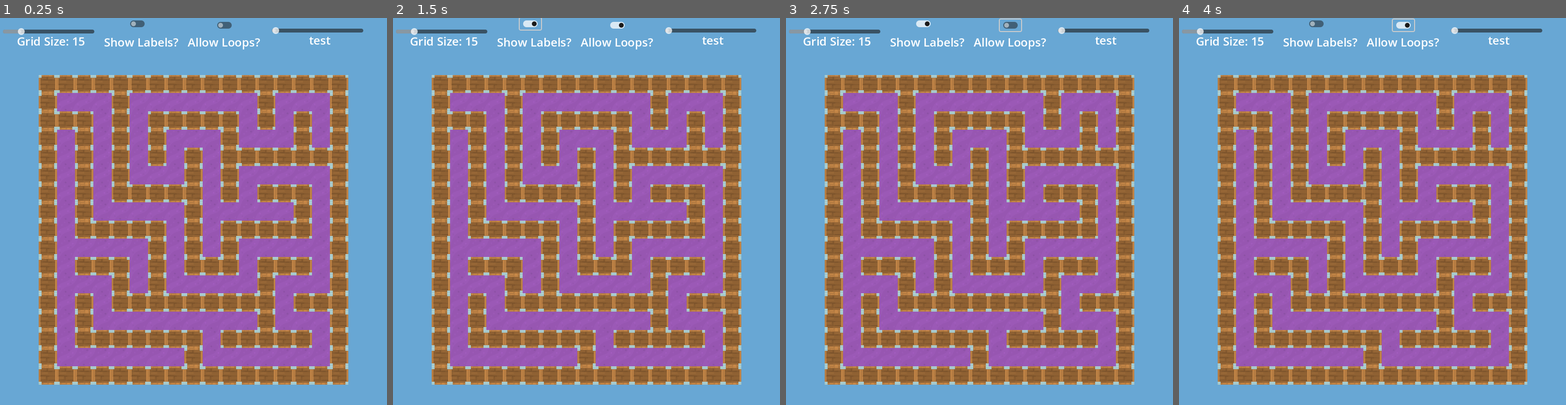
Above: before the commit, frames 1-4 (left to right).
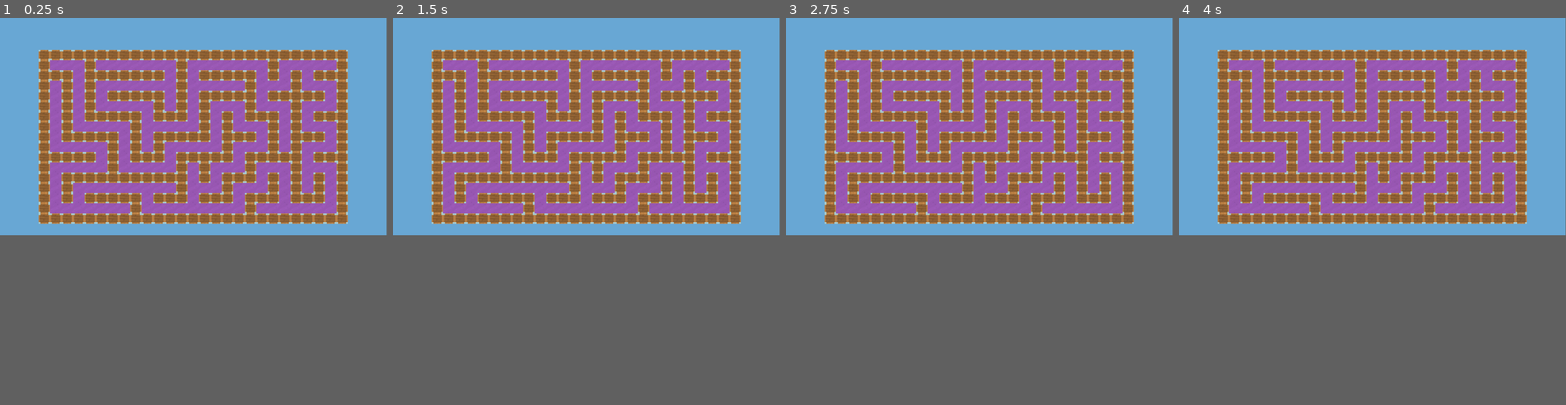
Above: after the commit, the same moments.

Repository: annas2727/Mental-Maze
Game: Godot game, scene res://main.tscn
The game is run twice, just before and just after one commit, with the same random seed, the same clock (stepped at 60 frames per second) and the same inputs.
Inputs (mouse positions are in pixels of both pictures, inside the frame that each line leads up to):
- Up to frame 1 (0.25 s): no input
- Up to frame 2 (1.5 s): click (617, 25) at 0.5 s, where only the run before the commit has a clickable "Allow Loops?"; click (532, 25) at 1.25 s, where only the run before the commit has a clickable "Show Labels?"
- Up to frame 3 (2.75 s): click (1010, 25) at 2 s, where only the run before the commit has a clickable "Allow Loops?"
- Up to frame 4 (4 s): click (1318, 25) at 2.75 s, where only the run before the commit has a clickable "Show Labels?"; click (1403, 25) at 3.5 s, where only the run before the commit has a clickable "Allow Loops?"
In our replay, the window is 800x800 before the commit and 799x449 after it. These sizes can differ from the game's own. Grey fills any space a smaller window leaves; there, only what the larger window draws over its background counts as a difference.

The runs differ from the first frame. In frame 1, 59% of the frame differs, in the area x 0-94%, y 0-95%; in frame 2, 59%; in frame 3, 59%; in frame 4, 59%.

Commit message:
Improved Maze

Diff:
--- a/Globals.gd
+++ b/Globals.gd
@@ -1,6 +1,7 @@
 extends Node
 
-var grid_size = 15
+var grid_size_x = 25
+var grid_size_y = 15
 var step_delay = 0
 var allow_loops = false
 var letters_to_show = []
--- a/HSlider.gd
+++ /dev/null
@@ -1,11 +0,0 @@
-extends HSlider
-
-
-# Called when the node enters the scene tree for the first time.
-func _ready() -> void:
-	self.value = int(Globals.grid_size)
-
-
-# Called every frame. 'delta' is the elapsed time since the previous frame.
-func _process(delta: float) -> void:
-	pass
--- a/Label.gd
+++ /dev/null
@@ -1,15 +0,0 @@
-extends Label
-
-
-# Called when the node enters the scene tree for the first time.
-func _ready() -> void:
-	self.text = str(Globals.grid_size)
-
-
-# Called every frame. 'delta' is the elapsed time since the previous frame.
-func _process(delta: float) -> void:
-	pass
-
-
-func _on_grid_size_slider_value_changed(value: float) -> void:
-	self.text = "Grid Size: " + str(value)
--- a/allow_loops.gd
+++ /dev/null
@@ -1,6 +0,0 @@
-extends CheckButton
-
-
-# Called when the node enters the scene tree for the first time.
-func _ready() -> void:
-	pass # Replace with function body.
--- a/main.gd
+++ b/main.gd
@@ -6,39 +6,3 @@
 # Called when the node enters the scene tree for the first time.
 func _ready() -> void:
 	pass # Replace with function body.
-
-#func on_fringe_changed():
-	$CanvasLayer/spots_visited_column.text = "\n".join(Globals.letters_to_show)
-
-# Called every frame. 'delta' is the elapsed time since the previous frame.
-func _process(delta: float) -> void:
-	if Input.is_action_just_pressed("show_hud"):
-		hud_enabled = not hud_enabled
-		$"CanvasLayer".set_visible(hud_enabled)
-
-	if Input.is_action_just_pressed("reset"):
-		var new_maze = maze.instantiate()
-		var existing_maze = get_children().filter(func(x):
-			return "TileMap" in x.name)[0]
-		existing_maze.queue_free()
-		add_child(new_maze)
-
-	$CanvasLayer/spots_visited_column.text = "\n".join(Globals.letters_to_show)
-
-
-
-func _on_grid_size_slider_value_changed(value: float) -> void:
-	Globals.grid_size = value
-
-
-func _on_solve_speed_slider_value_changed(value: float) -> void:
-	Globals.step_delay = value
-
-
-func _on_allow_loops_toggled(button_pressed: bool) -> void:
-	Globals.allow_loops = button_pressed
-
-
-func _on_show_labels_toggled(button_pressed: bool) -> void:
-	Globals.show_labels = button_pressed
-	$CanvasLayer/spots_visited_column.set_visible(button_pressed)
--- a/main.tscn
+++ b/main.tscn
@@ -1,11 +1,7 @@
-[gd_scene load_steps=7 format=3 uid="uid://th5im2tyeqpe"]
+[gd_scene load_steps=3 format=3 uid="uid://duswqlk453sk7"]
 
-[ext_resource type="PackedScene" uid="uid://cvo70qd07iu1" path="res://tile_map.tscn" id="1_8d4oo"]
+[ext_resource type="PackedScene" uid="uid://4ioamq3p04er" path="res://tile_map.tscn" id="1_8d4oo"]
 [ext_resource type="Script" path="res://main.gd" id="1_jmacd"]
-[ext_resource type="Script" path="res://Label.gd" id="2_efuxg"]
-[ext_resource type="Script" path="res://HSlider.gd" id="3_ocy65"]
-[ext_resource type="Script" path="res://solve_speed_slider.gd" id="4_gystb"]
-[ext_resource type="Script" path="res://solve_speed.gd" id="4_yrenc"]
 
 [node name="main" type="Node2D"]
 script = ExtResource("1_jmacd")
@@ -15,123 +11,3 @@
 x_dim = 31
 
 [node name="CanvasLayer" type="CanvasLayer" parent="."]
-
-[node name="grid_size_slider" type="HSlider" parent="CanvasLayer"]
-offset_left = 6.0
-offset_top = 3.0
-offset_right = 195.0
-offset_bottom = 54.0
-min_value = 5.0
-max_value = 61.0
-step = 2.0
-value = 17.0
-script = ExtResource("3_ocy65")
-
-[node name="Label" type="Label" parent="CanvasLayer/grid_size_slider"]
-layout_mode = 1
-anchors_preset = 5
-anchor_left = 0.5
-anchor_right = 0.5
-offset_left = -41.5
-offset_top = 28.0
-offset_right = 51.5
-offset_bottom = 100.0
-grow_horizontal = 2
-theme_override_font_sizes/font_size = 24
-text = "test"
-horizontal_alignment = 1
-script = ExtResource("2_efuxg")
-
-[node name="solve_speed_slider" type="HSlider" parent="CanvasLayer"]
-anchors_preset = 1
-anchor_left = 1.0
-anchor_right = 1.0
-offset_left = -238.0
-offset_top = 1.0
-offset_right = -49.0
-offset_bottom = 52.0
-grow_horizontal = 0
-max_value = 1.0
-step = 0.01
-script = ExtResource("4_gystb")
-
-[node name="Label" type="Label" parent="CanvasLayer/solve_speed_slider"]
-layout_mode = 1
-anchors_preset = 5
-anchor_left = 0.5
-anchor_right = 0.5
-offset_left = -41.5
-offset_top = 28.0
-offset_right = 51.5
-offset_bottom = 100.0
-grow_horizontal = 2
-theme_override_font_sizes/font_size = 24
-text = "test"
-horizontal_alignment = 1
-script = ExtResource("4_yrenc")
-
-[node name="allow_loops" type="CheckButton" parent="CanvasLayer"]
-anchors_preset = 5
-anchor_left = 0.5
-anchor_right = 0.5
-offset_left = 42.0
-offset_top = 3.0
-offset_right = 86.0
-offset_bottom = 27.0
-grow_horizontal = 2
-
-[node name="Label2" type="Label" parent="CanvasLayer/allow_loops"]
-layout_mode = 1
-anchors_preset = 5
-anchor_left = 0.5
-anchor_right = 0.5
-offset_left = -101.0
-offset_top = 30.0
-offset_right = 100.0
-offset_bottom = 102.0
-grow_horizontal = 2
-theme_override_font_sizes/font_size = 24
-text = "Allow Loops?
-"
-horizontal_alignment = 1
-
-[node name="spots_visited_column" type="Label" parent="CanvasLayer"]
-anchors_preset = 6
-anchor_left = 1.0
-anchor_top = 0.5
-anchor_right = 1.0
-anchor_bottom = 0.5
-offset_left = -106.0
-offset_top = -304.0
-offset_bottom = 291.0
-grow_horizontal = 0
-grow_vertical = 2
-theme_override_colors/font_color = Color(0, 0, 0, 1)
-theme_override_font_sizes/font_size = 32
-horizontal_alignment = 1
-
-[node name="show_labels" type="CheckButton" parent="CanvasLayer"]
-offset_left = 262.0
-offset_right = 306.0
-offset_bottom = 24.0
-
-[node name="showing_labels" type="Label" parent="CanvasLayer/show_labels"]
-layout_mode = 1
-anchors_preset = 5
-anchor_left = 0.5
-anchor_right = 0.5
-offset_left = -92.0
-offset_top = 33.0
-offset_right = 109.0
-offset_bottom = 105.0
-grow_horizontal = 2
-theme_override_font_sizes/font_size = 24
-text = "Show Labels?"
-horizontal_alignment = 1
-
-[connection signal="value_changed" from="CanvasLayer/grid_size_slider" to="." method="_on_grid_size_slider_value_changed"]
-[connection signal="value_changed" from="CanvasLayer/grid_size_slider" to="CanvasLayer/grid_size_slider/Label" method="_on_grid_size_slider_value_changed"]
-[connection signal="value_changed" from="CanvasLayer/solve_speed_slider" to="." method="_on_solve_speed_slider_value_changed"]
-[connection signal="value_changed" from="CanvasLayer/solve_speed_slider" to="CanvasLayer/solve_speed_slider/Label" method="_on_solve_speed_slider_value_changed"]
-[connection signal="toggled" from="CanvasLayer/allow_loops" to="." method="_on_allow_loops_toggled"]
-[connection signal="toggled" from="CanvasLayer/show_labels" to="." method="_on_show_labels_toggled"]
--- a/maze_gen.gd
+++ b/maze_gen.gd
@@ -1,6 +1,6 @@
 extends TileMap
+class_name MazeGen
 
-class_name MazeGen
 
 var starting_pos = Vector2i()
 const main_layer = 0
@@ -10,10 +10,10 @@
 var spot_to_letter = {}
 var spot_to_label = {}
 var current_letter_num = 65
-const label = preload("res://simple_label.tscn")
+#const label = preload("res://simple_label.tscn")
 
-@export var y_dim = 35
-@export var x_dim = 35
+@export var y_dim = 15
+@export var x_dim = 25
 @export var starting_coords = Vector2i(0, 0)
 var adj4 = [
 	Vector2i(-1, 0),
@@ -24,8 +24,8 @@
 
 # Called when the node enters the scene tree for the first time.
 func _ready() -> void:
-	y_dim = Globals.grid_size
-	x_dim = Globals.grid_size
+	y_dim = Globals.grid_size_y
+	x_dim = Globals.grid_size_x
 	Globals.letters_to_show.clear()
 	place_border()
 	dfs(starting_coords)
@@ -115,23 +115,8 @@
 				else:
 					found_new_path = true
 					fringe.append(new_pos)
-					if Globals.show_labels:
-						if new_pos not in spot_to_letter:
-							spot_to_letter[new_pos] = char(current_letter_num)
-							current_letter_num += 1
-						Globals.letters_to_show.push_front(spot_to_letter[new_pos])
-						place_label(new_pos, spot_to_letter[new_pos])
+
 
 		#if we hit a dead end or are at a cross section
 		if not found_new_path:
 			place_wall(current)
-
-func place_label(pos: Vector2i, text: String):
-	var current_label: Label = label.instantiate()
-	current_label.text = text
-	current_label.name = text
-	add_child.call_deferred(current_label)
-	if pos not in spot_to_label:
-		spot_to_label[pos] = []
-	spot_to_label[pos].append(current_label)
-	current_label.position = map_to_local(pos) - (Vector2i(64, 50)  / 2.0)
--- a/project.godot
+++ b/project.godot
@@ -21,8 +21,7 @@
 
 [display]
 
-window/size/viewport_width=800
-window/size/viewport_height=800
+window/size/mode=2
 
 [input]
 
--- a/simple_label.tscn
+++ /dev/null
@@ -1,15 +0,0 @@
-[gd_scene format=3 uid="uid://byglbafj4yn3m"]
-
-[node name="Label" type="Label"]
-anchors_preset = 5
-anchor_left = 0.5
-anchor_right = 0.5
-offset_left = -41.0
-offset_top = 28.0
-offset_right = 19.0
-offset_bottom = 100.0
-grow_horizontal = 2
-theme_override_colors/font_color = Color(1, 1, 1, 1)
-theme_override_font_sizes/font_size = 32
-text = "test"
-horizontal_alignment = 1
--- a/tileset.tscn
+++ b/tileset.tscn
@@ -1,25 +1,20 @@
-[gd_scene load_steps=2 format=3 uid="uid://b7o12jhb61kx5"]
-
-[ext_resource type="Texture2D" path="res://sprites.png" id="1"]
+[gd_scene format=3 uid="uid://b7o12jhb61kx5"]
 
 [node name="tileset" type="Node2D"]
 
 [node name="0" type="Sprite2D" parent="."]
-texture = ExtResource("1")
 hframes = 3
 vframes = 2
 frame = 3
 
 [node name="1" type="Sprite2D" parent="."]
 position = Vector2(8, 0)
-texture = ExtResource("1")
 hframes = 3
 vframes = 2
 frame = 4
 
 [node name="2" type="Sprite2D" parent="."]
 position = Vector2(20, 0)
-texture = ExtResource("1")
 hframes = 3
 vframes = 2
 frame = 5
Binary file removed: thumbnail.png
Not shown, removed: thumbnail.png.import
Not shown, changed: voxelExpansion_spritesheet.png.import
Not shown, changed: voxelExpansion_tilesheet.png.import
Binary file removed: voxelExpansion_tilesheet@2.png
Not shown, removed: voxelExpansion_tilesheet@2.png.import
Not shown, changed: .DS_Store
Not shown, removed: GodotMazeGenerationVisualizer-master/.DS_Store
Not shown, removed: GodotMazeGenerationVisualizer-master/.gitattributes
Not shown, removed: GodotMazeGenerationVisualizer-master/.gitignore
Not shown, removed: LICENSE
Not shown, removed: README.md
